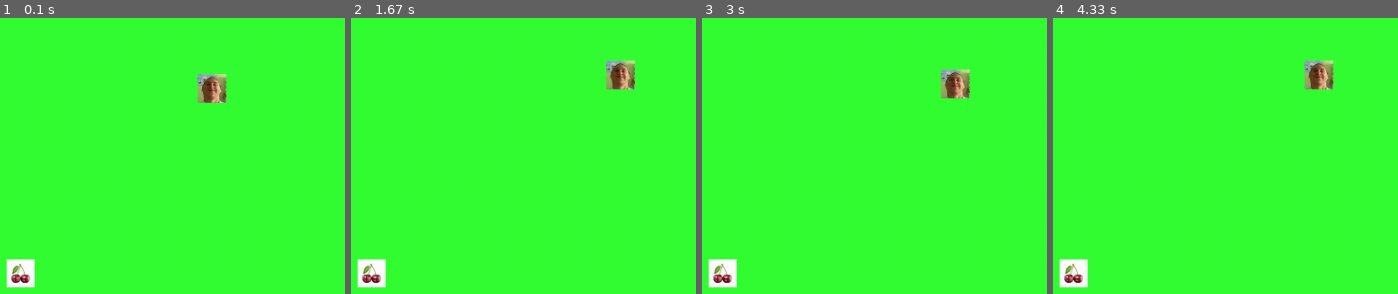
Above: before the commit, frames 1-4 (left to right).
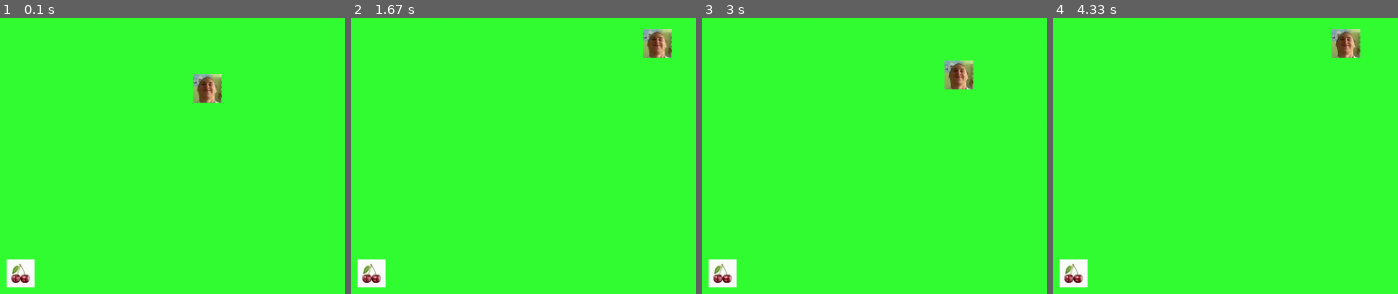
Above: after the commit, the same moments.

Repository: Shaban245/Snake_pygame
Game: pygame game, started from main.py
The game is run twice, just before and just after one commit, with the same random seed, the same clock (stepped at 60 frames per second) and the same inputs.
Inputs:
- Up to frame 1 (0.1 s): no input
- Up to frame 2 (1.67 s): hold D 0.33-0.8 s; hold W 0.83-1.3 s; hold D from 1.33 s (still down)
- Up to frame 3 (3 s): release D at 1.8 s; hold A 1.83-2.37 s; hold S 2.4-2.7 s; hold A from 2.73 s (still down)
- Up to frame 4 (4.33 s): release A at 3.13 s; hold W 3.17-3.53 s; hold D 3.57-4.2 s; hold S from 4.23 s (still down)

The runs differ from the first frame. In frame 1, 0.9% of the frame differs, in the area x 55-66%, y 20-31%; in frame 2, 1.8%; in frame 3, 1.2%; in frame 4, 1.9%, in the area x 72-90%, y 3-27%.

Commit message:
refactor: game, chery Rect

Diff:
--- a/src/Game.py
+++ b/src/Game.py
@@ -18,8 +18,8 @@
     def update_screen(self, game) -> None:
         pygame.display.update()
         game.screen.fill(game.field.rgb_color)
+        self.blit_chery(game)
         self.blit_snake(game)
-        self.blit_chery(game)
         self.clock_tick(game)
 
     def blit_snake(self, game) -> None:
@@ -32,5 +32,5 @@
         game.screen.blit(game.chery.image, (game.chery.x_cor, game.chery.y_cor))
 
     def eat_chery(self, game) -> None:
-        if (game.snake.x_position == game.chery.x_cor) and ((game.snake.y_position == game.chery.y_cor)):
+        if self.snake.rect_snake.collidepoint(self.chery.rect_chery.center):
             game.chery.generate_new_position()
--- a/src/Snake.py
+++ b/src/Snake.py
@@ -11,12 +11,15 @@
         self.y_speed = 0
         self.image = pygame.image.load('resourse/tarzan.jpg')
         self.dict_direction = src.constants.dict_direction
+        self.rect_snake = pygame.Rect(self.x_position, self.y_position, src.constants.rect_width_snake, src.constants.rect_width_snake)
 
 
 
     def move(self) -> None:
         self.x_position += self.x_speed
         self.y_position += self.y_speed
+        self.rect_snake = pygame.Rect(self.x_position, self.y_position, src.constants.rect_width_snake, src.constants.rect_width_snake)
+
 
 
     def change_direction(self, dict: dict) -> None:
--- a/src/chery.py
+++ b/src/chery.py
@@ -10,8 +10,11 @@
         self._allowed_y = constants.allowed_chery_y
         self.x_cor = rd(0, self._allowed_x)
         self.y_cor = rd(0, self._allowed_y)
+        self.rect_chery = pygame.Rect(self.x_cor, self.y_cor, constants.rect_width_chery, constants.rect_heigth_chery)
+
 
 
     def generate_new_position(self) -> None:
         self.x_cor = rd(0, self._allowed_x)
         self.y_cor = rd(0, self._allowed_y)
+        self.rect_chery = pygame.Rect(self.x_cor, self.y_cor, constants.rect_width_chery, constants.rect_heigth_chery)
--- a/src/constants.py
+++ b/src/constants.py
@@ -2,16 +2,16 @@
 WIDTH_field =  1000
 HEIGHT_field = 700
 rgb_color_field = (51, 255 , 51)
-FPS = 30
+FPS = 20
 
 x_cor_snake = WIDTH_field /2
 y_cor_snake = HEIGHT_field / 2
 x_speed = 5
 y_speed = 0
-dict_direction = {"rigth": (1, 0),
-                  "left": (-1, 0),
-                  "up": (0, -1),
-                  "down": (0, 1)}
+dict_direction = {"rigth": (5, 0),
+                  "left": (-5, 0),
+                  "up": (0, -5),
+                  "down": (0, 5)}
 rigth = "rigth"
 left = 'left'
 up = 'up'
@@ -19,3 +19,9 @@
 
 allowed_chery_x = WIDTH_field - 50
 allowed_chery_y = HEIGHT_field - 50
+
+rect_width_snake = 10
+rect_heigth_snake = 10
+
+rect_width_chery = 0
+rect_heigth_chery = 0
